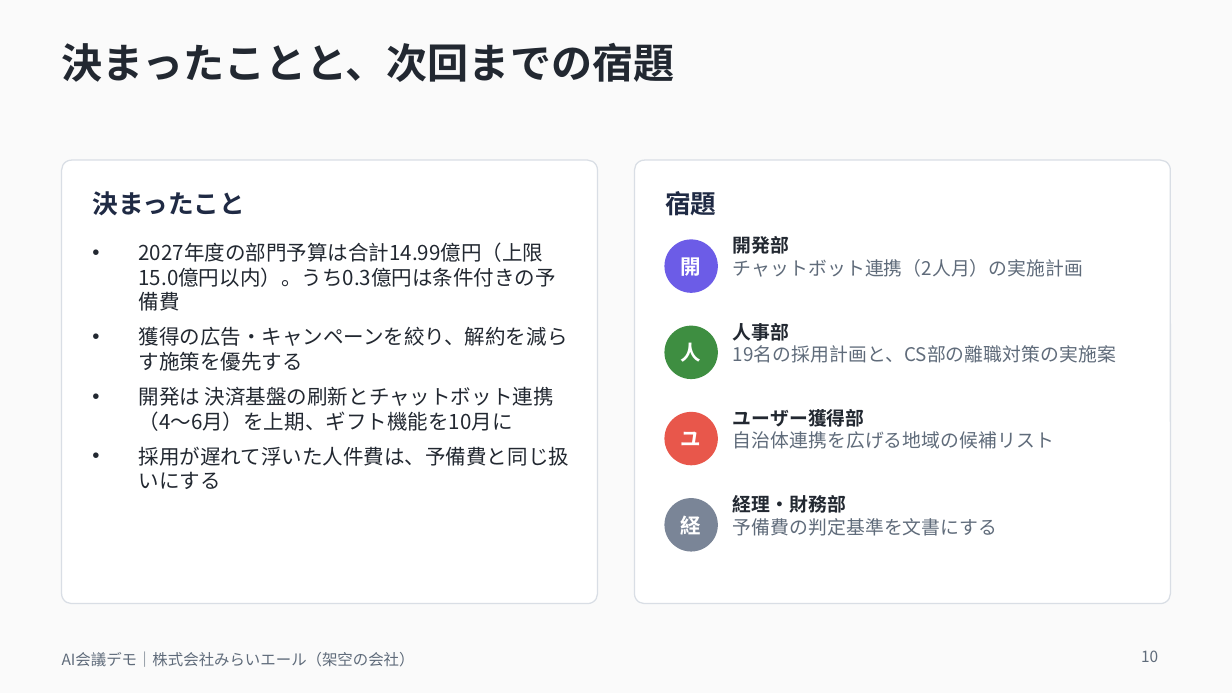
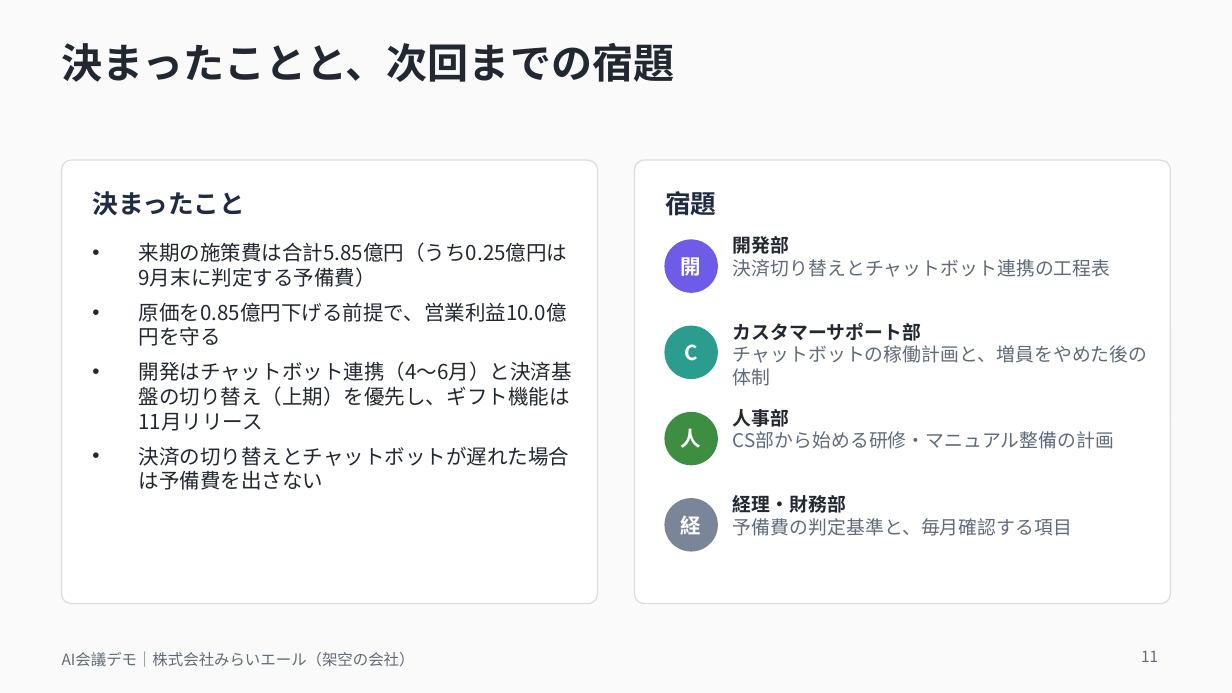
Before and after one commit to michiko3311220-stack/-, a slide deck: slide 11 of ai_meeting/slides/ai_meeting_demo.pptx (slide 10 before the commit). Drawn at 1232x693 pixels with LibreOffice and Linux fonts; fonts in the diff are those of the drawing. Boxes give left, top, right and bottom in pixels: in the first picture for what was removed or moved away, otherwise in the second. Text is boxed around its words. In the diff, an @@ line names an element or a change of style, - is before the commit and + after.

```diff
--- a/ai_meeting/slides/ai_meeting_demo.pptx
+++ b/ai_meeting/slides/ai_meeting_demo.pptx
@@ text at (139,242,572,490): text changed @@
-• 2027年度の部門予算は合計14.99億円（上限15.0億円以内）。うち0.3億円は条件付きの予備費
-• 獲得の広告・キャンペーンを絞り、解約を減らす施策を優先する
-• 開発は 決済基盤の刷新とチャットボット連携（4〜6月）を上期、ギフト機能を10月に
-• 採用が遅れて浮いた人件費は、予備費と同じ扱いにする
+• 来期の施策費は合計5.85億円（うち0.25億円は9月末に判定する予備費）
+• 原価を0.85億円下げる前提で、営業利益10.0億円を守る
+• 開発はチャットボット連携（4〜6月）と決済基盤の切り替え（上期）を優先し、ギフト機能は11月リリース
+• 決済の切り替えとチャットボットが遅れた場合は予備費を出さない
@@ text at (733,259,1111,277): text changed @@
-チャットボット連携（2人月）の実施計画
+決済切り替えとチャットボット連携の工程表
@@ ellipse at (665,326,717,378): fill #3E8E41 to #2A9D8F; outline #3E8E41 1 pt to #2A9D8F 1 pt @@
@@ text at (733,322,1148,386): text changed @@
-人事部
-19名の採用計画と、CS部の離職対策の実施案
+カスタマーサポート部
+チャットボットの稼働計画と、増員をやめた後の体制
@@ text added at (684,344,697,361), 12 pt, text #FFFFFF, bold @@
+C
@@ ellipse at (665,413,717,464): fill #E8574B to #3E8E41; outline #E8574B 1 pt to #3E8E41 1 pt @@
@@ text "人": place and size @@
-text "人" at (681,342,702,362)
+text "人" at (681,428,702,448)
@@ text at (733,409,1114,449): text changed @@
-ユーザー獲得部
-自治体連携を広げる地域の候補リスト
+人事部
+CS部から始める研修・マニュアル整備の計画
@@ text removed at (681,431,702,446) @@
-ユ
@@ text at (733,518,1072,536): text changed @@
-予備費の判定基準を文書にする
+予備費の判定基準と、毎月確認する項目
@@ page number at (1141,650,1158,662): text changed @@
-10
+11
```
Also in this commit, not shown: 10 other slides changed, 2 slides added, 1 slide removed, 14 other files.
